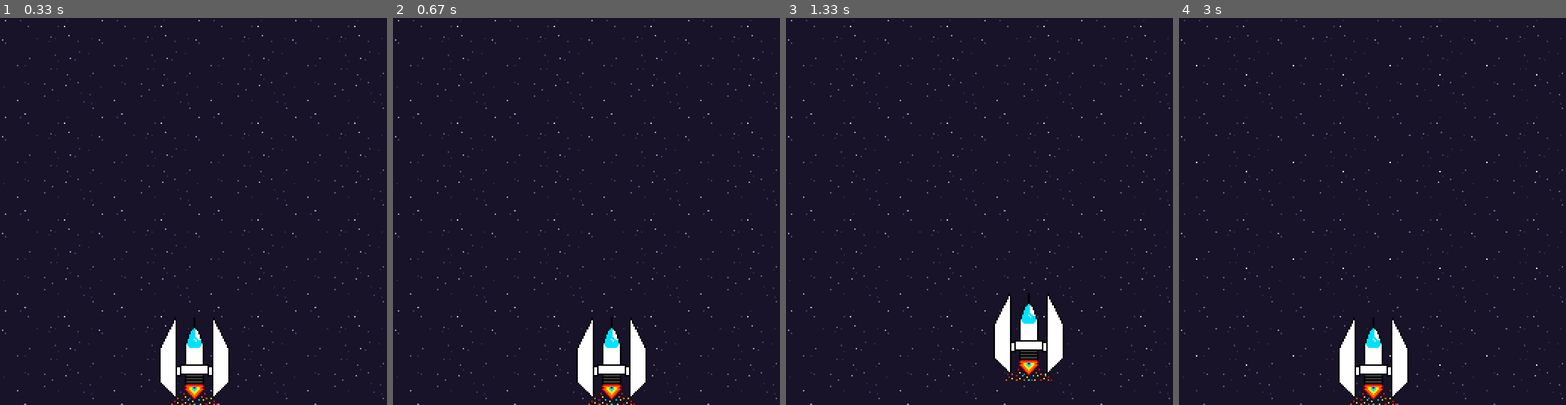
Above: before the commit, frames 1-4 (left to right).
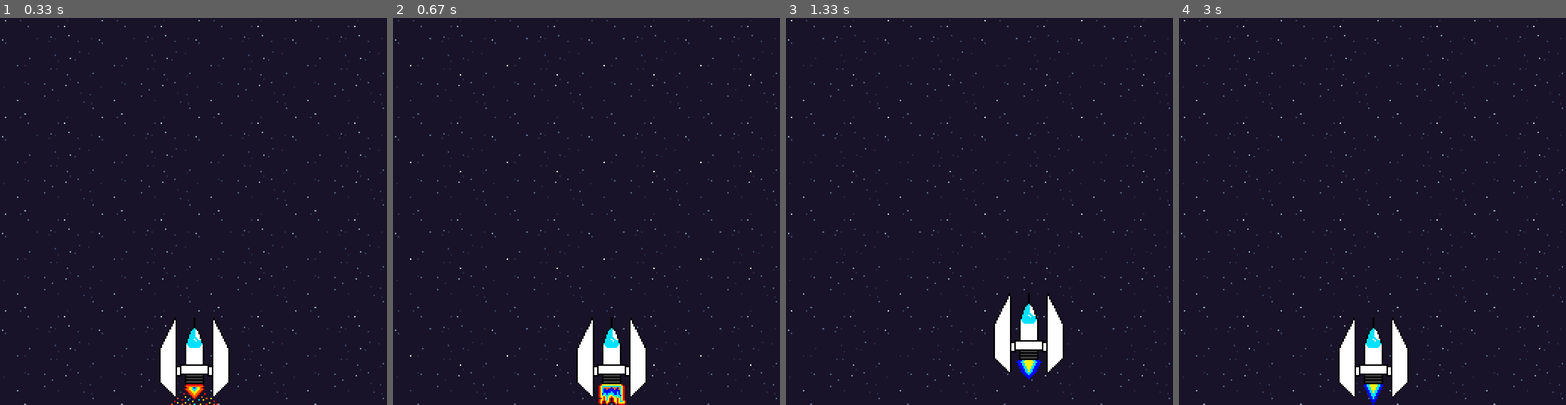
Above: after the commit, the same moments.

Repository: darsiov/pygames
Game: pygame game, started from first_game.py
Two runs of this game, one before a commit and one after it. Both use one fixed random seed, a clock stepped at 60 frames per second and the inputs below.
Inputs:
- Up to frame 1 (0.33 s): no input
- Up to frame 2 (0.67 s): hold D from 0.33 s (still down)
- Up to frame 3 (1.33 s): release D at 0.8 s; hold W 0.83-1.13 s; hold D from 1.17 s (still down)
- Up to frame 4 (3 s): release D at 1.63 s; hold A 1.67-2.2 s; hold S 2.23-2.53 s; hold A 2.57-2.97 s

Frame 1 is identical in both runs. In frame 2, 0.7% of the frame differs, in the area x 1-99%, y 0-100%; in frame 3, 0.6%; in frame 4, 0.6%.

Commit message:
Agregado de impresión de fps a la consola

Diff:
--- a/first_game.py
+++ b/first_game.py
@@ -9,8 +9,8 @@
 WIDTH_SCREEN, HEIGHT_SCREEN = 800, 800
 SPRITE_SIZE = 200
 MAX_FPS = 0.36 #Maximo del tiempo de espera del clock
-SPEED_UP = 0.003
-SPEED = 0.015#Velocidad de la animación de la nave
+SPEED_UP = 0.05
+SPEED = 0.1#Velocidad de la animación de la nave
 MOVE = 25
 draw_point_w, draw_point_h =  0, 0
 x, y = 300, 600
@@ -20,8 +20,8 @@
 character = pygame.sprite.GroupSingle()#Grupo individual del sprite del personaje
 wall_blocks = pygame.sprite.Group()#Grupo de sprites del fondo
 window = pygame.display.set_mode((WIDTH_SCREEN, HEIGHT_SCREEN)) #Creación de la ventana que mostrara nuestro juego
+pygame.display.set_caption(u'first game py')
 clock = pygame.time.Clock() #Definición del reloj interno del juego
-dt = clock.tick(30) /100 #Definición de los FPS del surface
 
 class Wall(sprite.Sprite):#Objeto que contendra el fondo
 
@@ -37,14 +37,12 @@
         self.frame_width = 64   #Ancho del frame
         self.frame_heigth = 64  #Alto del frame
 
-    def update(self, dt, window):#Funcion del refresco del sprite
+    def update(self, window):#Funcion del refresco del sprite
 
-        if dt >= MAX_FPS:#Definición de maximo de fps
-            dt = 0.33
         if self.current_frame >= self.frames - 0.1:
             self.current_frame = 0
         else:
-            self.current_frame += 0.01
+            self.current_frame += 0.09
 
         self.image = pygame.transform.scale(self.spriteSheet.subsurface((int(self.current_frame)*self.frame_width,0,self.frame_width,self.frame_heigth)),(SPRITE_SIZE,SPRITE_SIZE)) #Escala del sprite en el juego
 
@@ -77,10 +75,7 @@
         self.frame_width = 64   #Ancho del frame
         self.frame_heigth = 64  #Alto del frame
 
-    def update(self, dt, window):#Funcion del refresco del sprite
-
-        if dt > MAX_FPS:#Definición de maximo de fps
-            dt = 0.33
+    def update(self, window):#Funcion del refresco del sprite
 
         if self.current_frame >= self.frames - 0.1:
             self.current_frame = 2
@@ -142,7 +137,7 @@
     char = Character()#Asignamos la clase Character al grupo individual char
 
     while True:#Ciclo temporal de juego
-
+        clock.tick(31)
         for event in pygame.event.get():#Ciclo para detectar cualquier evento hecho por el usuario
             if event.type == pygame.QUIT:
                 pygame.quit()
@@ -176,13 +171,13 @@
 
         character.add(char)
         wall_blocks.add(wallpaper)#Agregado de la lista al grupo de sprite
-        wall_blocks.update(dt, window)#Invocación de la función del refresco de todos los sprites
-        character.update(dt, window)
+        wall_blocks.update(window)#Invocación de la función del refresco de todos los sprites
+        character.update(window)
         window.fill((0, 0, 0))#Pantalla en negro
         wall_blocks.draw(window)
         character.draw(window)
         pygame.display.flip()
-
+        print(clock.get_fps())
 
 
 
